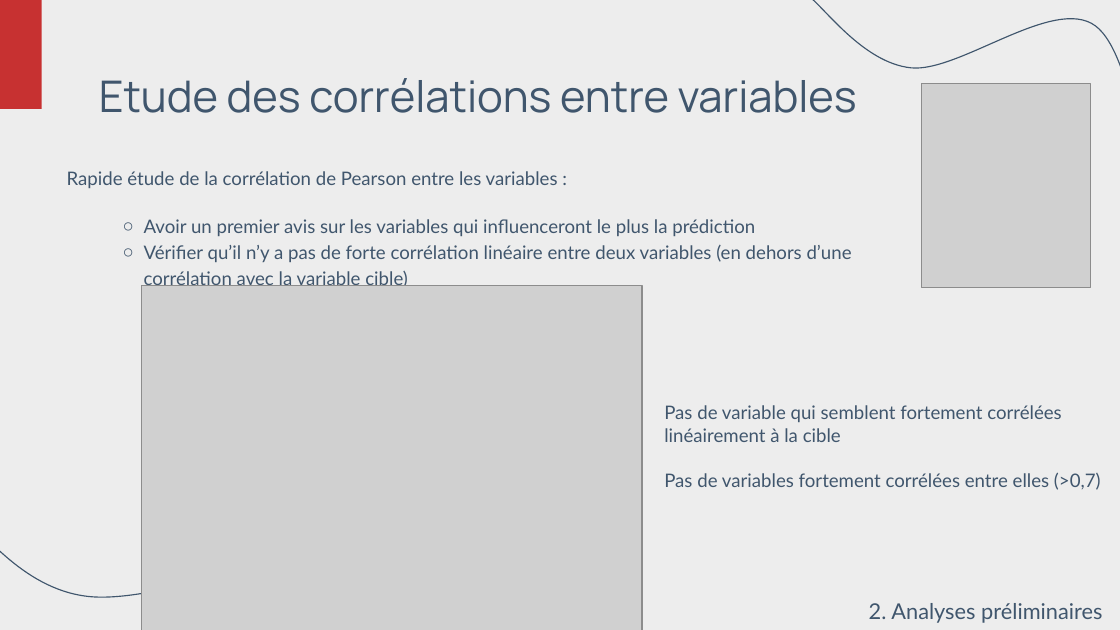
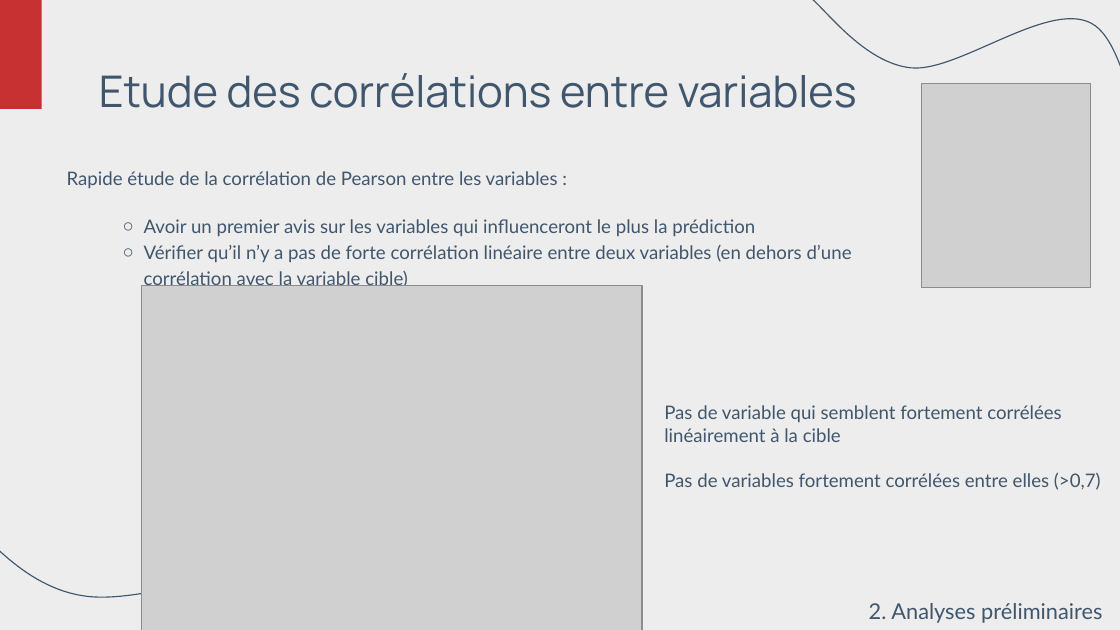
Before and after one commit to MaudGes/Maud_Gesbert-Portfolio, a slide deck: slide 8 of templates/projects/heart_disease/Maladie_Cardiaque_PPT.pptx. Drawn at 1120x630 pixels with LibreOffice and Linux fonts; fonts in the diff are those of the drawing; grey boxes stand for pictures; background and template pictures are left out. Boxes give left, top, right and bottom in pixels: in the first picture for what was removed or moved away, otherwise in the second. Text is boxed around its words. In the diff, an @@ line names an element or a change of style, - is before the commit and + after.

```diff
--- a/templates/projects/heart_disease/Maladie_Cardiaque_PPT.pptx
+++ b/templates/projects/heart_disease/Maladie_Cardiaque_PPT.pptx
@@ title "Etude des corrélations entre variables": place and size @@
-title "Etude des corrélations entre variables" at [99, 78, 857, 113]
+title "Etude des corrélations entre variables" at [99, 73, 857, 108]
```
Also in this commit, not shown: 1 other slide changed, 2 other files.
